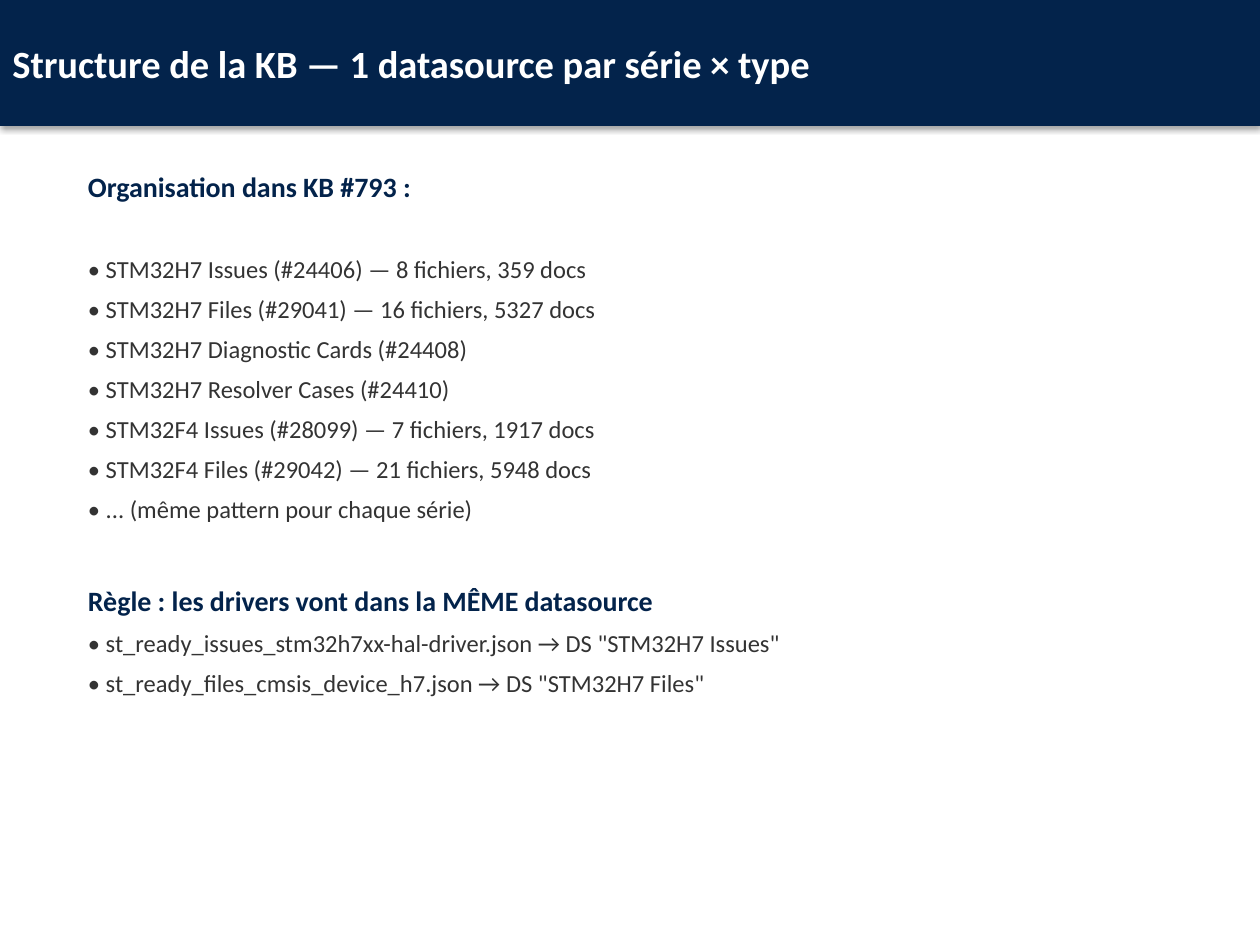
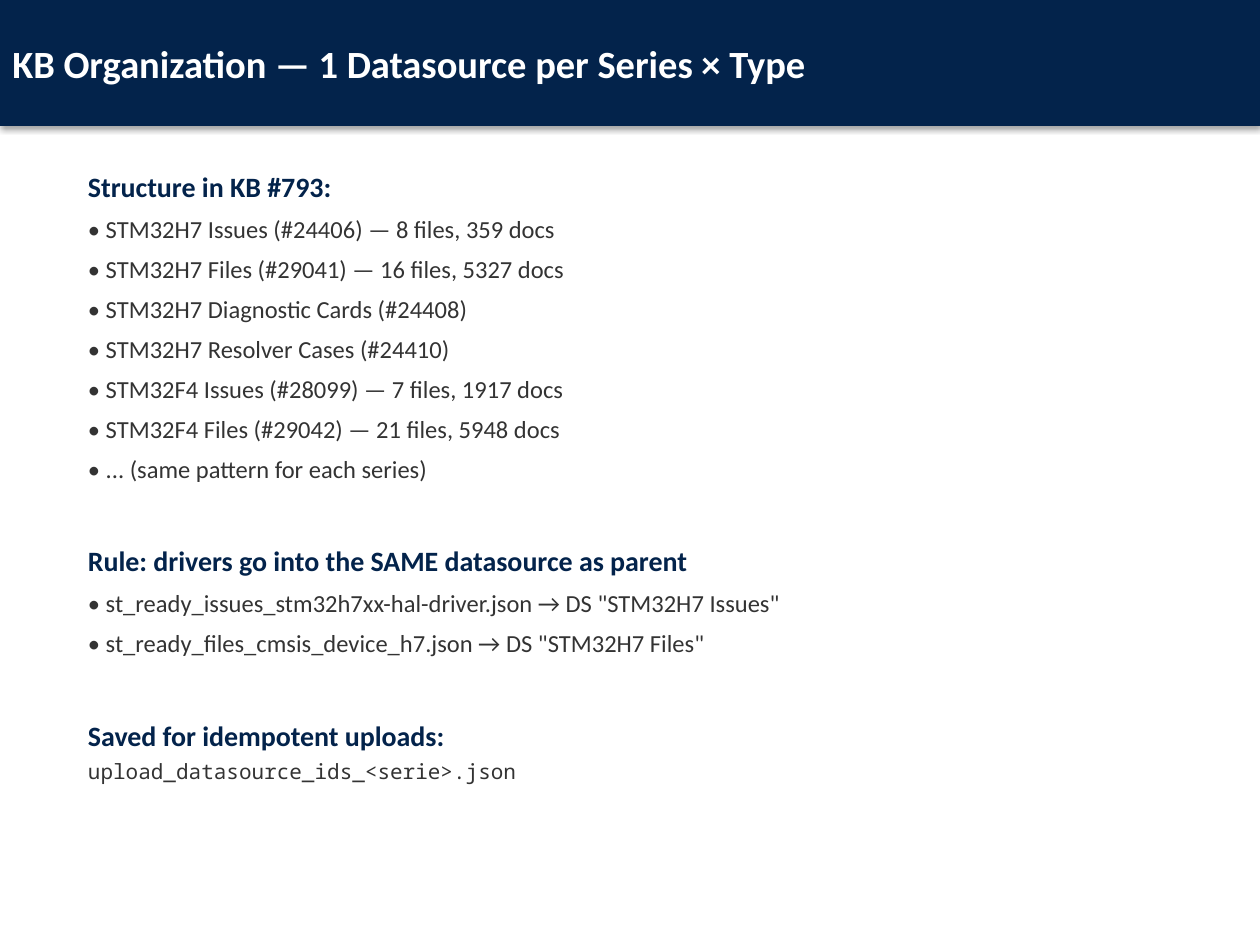
Before and after one commit to ALABSTM/stm32cube-gh-kb-pipeline, a slide deck: slide 53 of docs/Atelier_Pratique_Pipeline_STM32Cube.pptx (slide 23 before the commit). Drawn at 1260x945 pixels with LibreOffice and Linux fonts; fonts in the diff are those of the drawing. Boxes give left, top, right and bottom in pixels: in the first picture for what was removed or moved away, otherwise in the second. Text is boxed around its words. In the diff, an @@ line names an element or a change of style, - is before the commit and + after.

```diff
--- a/docs/Atelier_Pratique_Pipeline_STM32Cube.pptx
+++ b/docs/Atelier_Pratique_Pipeline_STM32Cube.pptx
@@ text in rectangle at bbox=[12, 51, 805, 85]: text changed @@
-Structure de la KB — 1 datasource par série × type
+KB Organization — 1 Datasource per Series × Type
@@ text at bbox=[88, 177, 564, 281]: text changed @@
-Organisation dans KB #793 :
-• STM32H7 Issues (#24406) — 8 fichiers, 359 docs
-• STM32H7 Files (#29041) — 16 fichiers, 5327 docs
+Structure in KB #793:
+• STM32H7 Issues (#24406) — 8 files, 359 docs
+• STM32H7 Files (#29041) — 16 files, 5327 docs
@@ text at bbox=[88, 380, 687, 576]: text changed @@
-• STM32F4 Issues (#28099) — 7 fichiers, 1917 docs
-• STM32F4 Files (#29042) — 21 fichiers, 5948 docs
-• ... (même pattern pour chaque série)
-Règle : les drivers vont dans la MÊME datasource
+• STM32F4 Issues (#28099) — 7 files, 1917 docs
+• STM32F4 Files (#29042) — 21 files, 5948 docs
+• ... (same pattern for each series)
+Rule: drivers go into the SAME datasource as parent
@@ text at bbox=[88, 726, 516, 784]: paragraphs added @@
+Saved for idempotent uploads:
+upload_datasource_ids_<serie>.json
```
Also in this commit, not shown: 20 other slides changed, 58 slides added, 13 slides removed, 27 other files.
